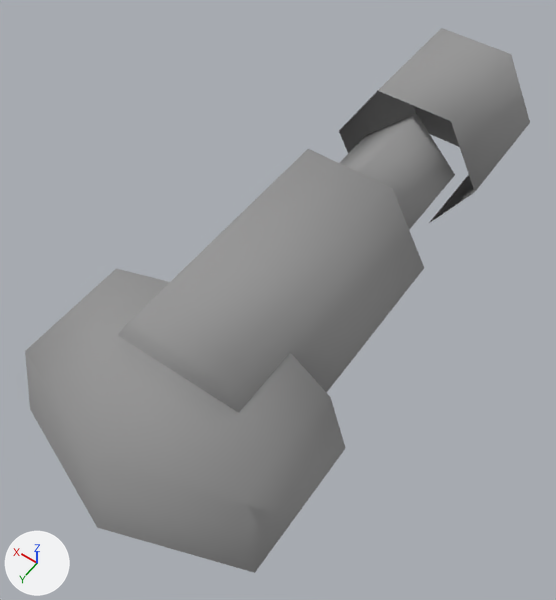
Two versions of the OBJ model Assets/Art/Nova1492/GXConverted/Models/UnitParts/ArmWeapons/datan_common_7acee974.obj, one commit apart.
Both versions are drawn from a 50 mm lens placed at (-0.695, 0.599, 1.528), pointed at (0.015, -0.396, -0.034). Every picture has the same lights, and +X, +Y and +Z are marked at lower left. The picture after the commit comes second. Where no turn or scale is listed for an object, it has been applied to the vertices. Vertices at exactly the same position are counted once.

Script lines for the objects in view, before the commit:
```python
me_datan_common_7acee974 = bpy.data.meshes.new('datan_common_7acee974')
me_datan_common_7acee974.from_pydata(...)  # 44 vertices, 56 faces; spans x -0.34..0.34, y -1.38..0.3, z -0.21..0.21
me_datan_common_7acee974.materials.append(mat_datan_common_7acee974)  # picture img_datan_common_7acee974_tga
# before: 38 (0.23, -1.01, 0.0) at pixel (338, 130), 39 (0.11, -1.01, 0.2) at pixel (377, 90), 40 (-0.11, -1.01, 0.2) at pixel (451, 121), 41 (-0.23, -1.01, 0.0) at pixel (474, 192), 42 (-0.11, -1.01, -0.2) at pixel (428, 223)
# before: 43 (0.11, -1.01, -0.2)
ob_datan_common_7acee974 = bpy.data.objects.new('datan_common_7acee974', me_datan_common_7acee974)
ob_datan_common_7acee974.location = (0.0, 0.0, 0.0)
```
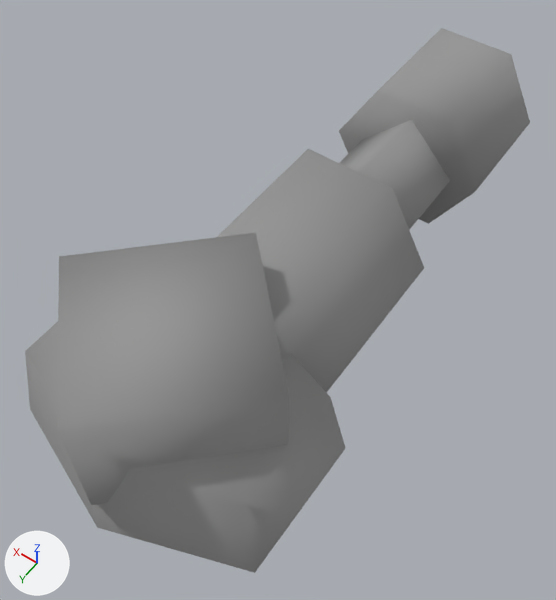
Where the change shows, as pixel boxes [x1, y1, x2, y2] in the pictures (556 x 600 px):
'datan_common_7acee974_mesh00', added
    after: [57, 233, 289, 505]
part 1 of me_datan_common_7acee974, added
    after: [339, 91, 475, 224]

The change in detail:
me_datan_common_7acee974 is used by ob_datan_common_7acee974; location (0.0, 0.0, 0.0).
Verts and faces of me_datan_common_7acee974; kept vertices keep their numbers, new ones are numbered from 44.
me_datan_common_7acee974 had 44 vertices, 56 faces and spanned x -0.34..0.34, y -1.38..0.3, z -0.21..0.21.
me_datan_common_7acee974 now has 44 vertices, 60 faces and spans x -0.34..0.34, y -1.38..0.3, z -0.21..0.21.
Part 1, on me_datan_common_7acee974:
New faces: (38, 40, 39), (38, 41, 40), (38, 42, 41), (38, 43, 42).
Mesh me_datan_common_7acee974_mesh00 is new.
It has 8 vertices, 10 faces and spans x -0.293..0.293, y -0.293..0.293, z 0.0..0.318.
It uses material mat_datan_common_7acee974 (picture img_datan_common_7acee974_tga).
Object 'datan_common_7acee974_mesh00' (ob_datan_common_7acee974_mesh00) is new; it shows me_datan_common_7acee974_mesh00.
Its location is (0.0, 0.0, 0.0).
